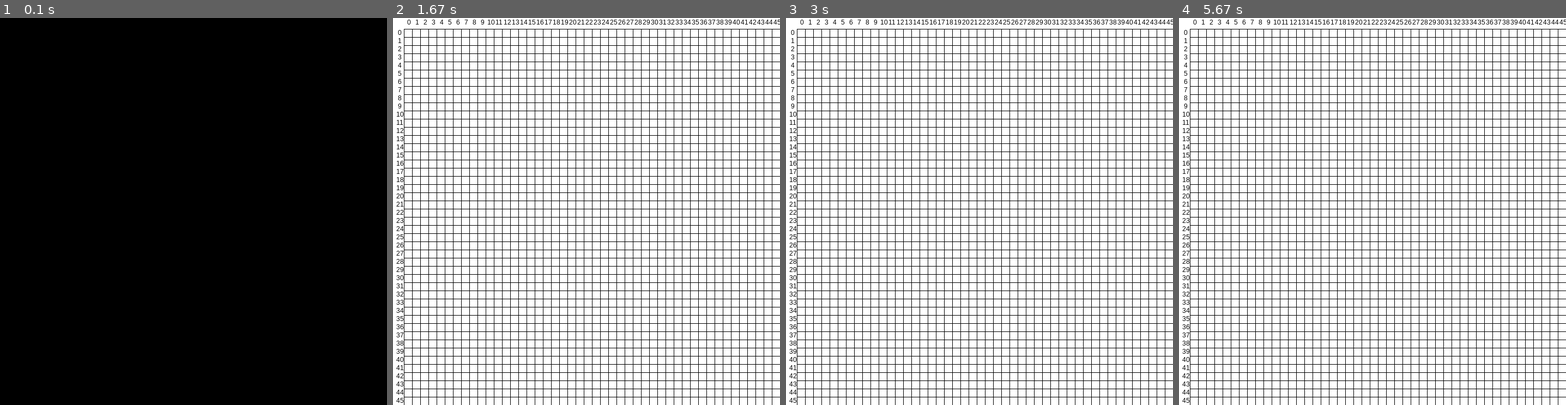
Above: before the commit, frames 1-4 (left to right).
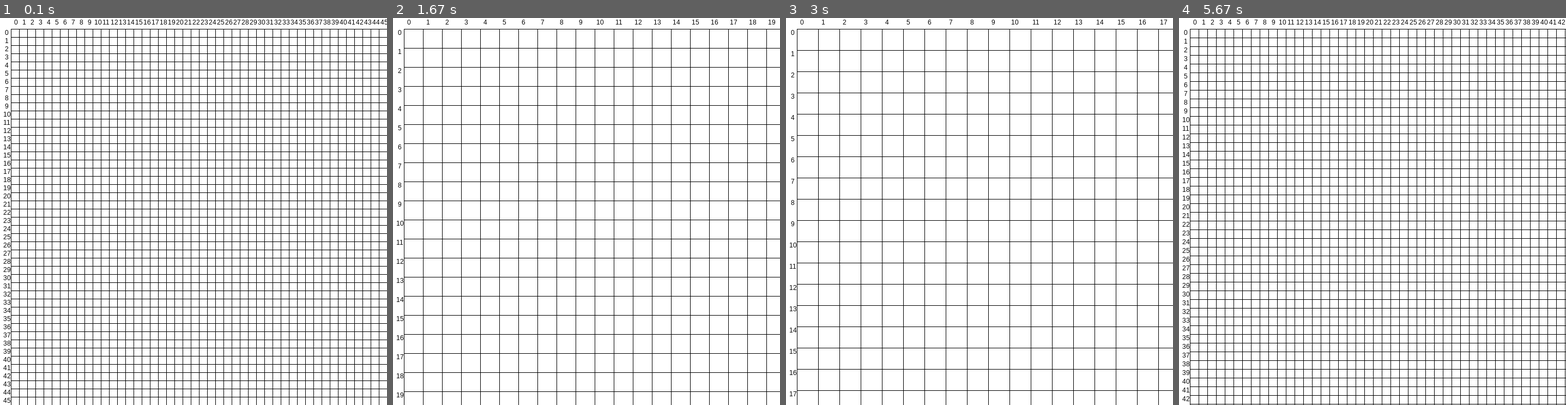
Above: after the commit, the same moments.

Repository: Archanciel/Learning_Pygame
Game: pygame game, started from draw_grid/main.py
Two runs of this game, one before a commit and one after it. Both use one fixed random seed, a clock stepped at 60 frames per second and the inputs below.
Inputs:
- Up to frame 1 (0.1 s): no input
- Up to frame 2 (1.67 s): hold Up 0.33-0.8 s; hold Down 0.83-1.13 s; hold Up 1.17-1.53 s; hold Down from 1.57 s (still down)
- Up to frame 3 (3 s): release Down at 1.93 s; hold Up 1.97-2.27 s; hold Down 2.3-2.6 s; hold Up from 2.63 s (still down)
- Up to frame 4 (5.67 s): release Up at 3 s; hold Down 3.03-3.4 s; hold Up 3.43-3.73 s; hold Down 3.77-4.07 s; hold Up 4.1-4.47 s; hold Down 4.5-4.87 s; hold Up 4.9-5.2 s; hold Down 5.23-5.53 s; hold Up from 5.57 s (still down)

The runs differ from the first frame. In frame 1, 88% of the frame differs, in the area x 0-100%, y 0-100%; in frame 2, 14%; in frame 3, 15%; in frame 4, 22%.

Commit message:
impl zooming

Diff:
--- a/draw_grid/main.py
+++ b/draw_grid/main.py
@@ -5,41 +5,10 @@
 
 import pygame as pg
 
-from draw_grid.player import Player
+from draw_grid.grid import Grid
 from draw_grid.settings import *
 import os
-import time
 
-class Grid():
-    def __init__(self, surface, cellSize, initCellValue):
-        self.surface = surface
-        self.colNb = surface.get_width() // cellSize
-        self.lineNb = surface.get_height() // cellSize
-        self.cellSize = cellSize
-        self.initCellValue = initCellValue
-#        self.grid = [[initCellValue] * self.columns for i in range(self.lines)]
-        self.grid = [[initCellValue for i in range(self.colNb)] for j in range(self.lineNb)]
-        self.font = pg.font.SysFont('arial', 12, False)
-
-    def draw(self):
-        for li in range(self.lineNb):
-            liCoord = GRID_COORD_MARGIN_SIZE + li * CELL_SIZE
-            if li < 10:
-                ident = '   '
-            else:
-                ident = '  '
-            text = self.font.render(ident + str(li), 1, (0, 0, 0))
-            self.surface.blit(text, (0, liCoord))
-            pg.draw.line(self.surface, BLACK, (GRID_COORD_MARGIN_SIZE, liCoord), (self.surface.get_width(), liCoord))
-        for co in range(self.colNb):
-            colCoord = GRID_COORD_MARGIN_SIZE + co * CELL_SIZE
-            if co < 10:
-                ident = '  '
-            else:
-                ident = ' '
-            text = self.font.render(ident + str(co), 1, (0, 0, 0))
-            self.surface.blit(text, (colCoord, 1))
-            pg.draw.line(self.surface, BLACK, (colCoord, GRID_COORD_MARGIN_SIZE), (colCoord,self.surface.get_height()))
 
 class Game:
     def __init__(self):
@@ -50,7 +19,7 @@
         os.environ['SDL_VIDEO_WINDOW_POS'] = WINDOWS_LOCATION
 
         pg.init()
-        self.screen = pg.display.set_mode((WIDTH, HEIGHT))
+        self.screen = pg.display.set_mode((GRID_SIZE, GRID_SIZE))
         pg.display.set_caption(TITLE)
         self.clock = pg.time.Clock()
         self.running = True
@@ -87,6 +56,13 @@
                 if self.playing:
                     self.playing = False
                 self.running = False
+
+        keys = pg.key.get_pressed()
+
+        if keys[pg.K_UP]:
+            self.grid.zoomIn()
+        elif keys[pg.K_DOWN]:
+            self.grid.zoomOut()
 
     def update(self):
         '''
--- a/draw_grid/settings.py
+++ b/draw_grid/settings.py
@@ -1,9 +1,8 @@
 # game options/settings
 TITLE = "Draw grid"
 WINDOWS_LOCATION = '100,100'
-WIDTH = 710
-HEIGHT = 710
-FPS = 1
+GRID_SIZE = 710 # grid is always a square !
+FPS = 30
 
 # define colors
 WHITE = (255, 255, 255)
